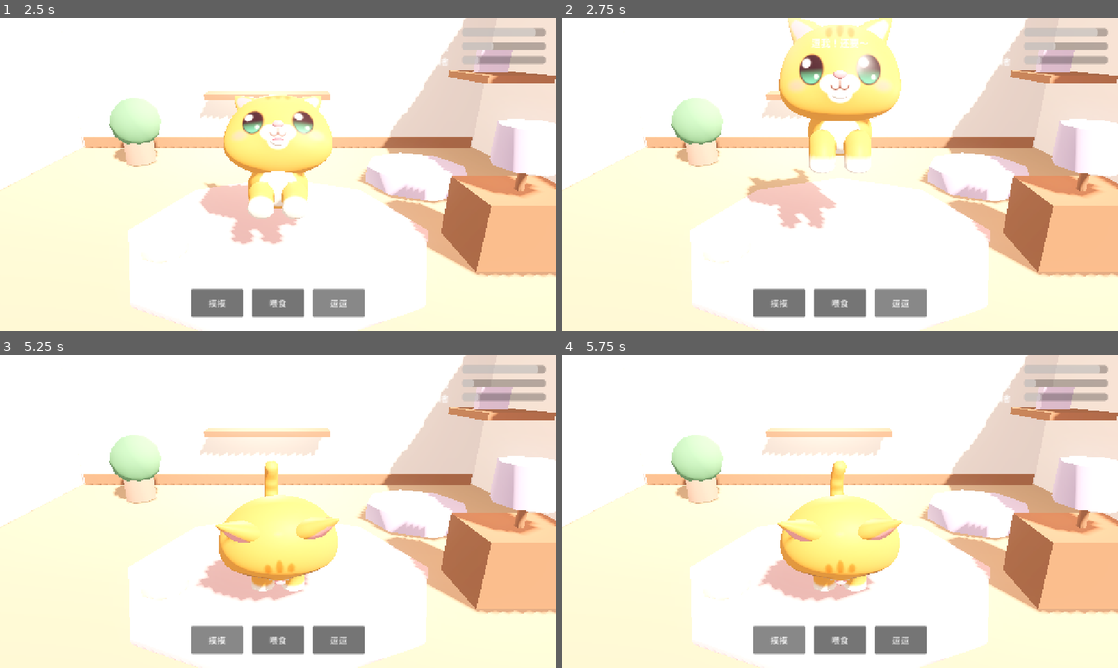
Above: before the commit, frames 1-4 (two rows, left to right).
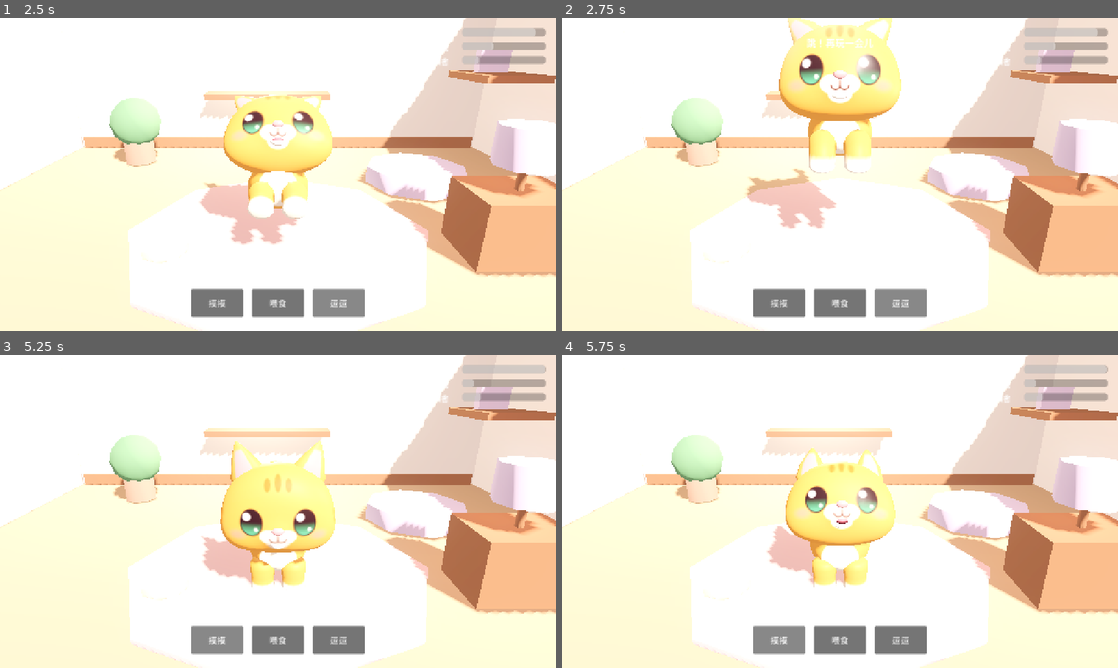
Above: after the commit, the same moments.

Repository: SkberLee/cute-cat-pet
Game: Godot game, scene res://scenes/main.tscn
Same seed, same stepped clock (60 frames per second), same inputs: the game is played once before the commit and once after it.
Inputs:
- Up to frame 1 (2.5 s): click "摸摸" at 0.5 s; click "喂食" at 1.25 s; click "逗逗" at 2 s
- Up to frame 2 (2.75 s): no input
- Up to frame 3 (5.25 s): click "摸摸" at 2.75 s; click "喂食" at 3.5 s; click "逗逗" at 4.25 s; click "摸摸" at 5 s
- Up to frame 4 (5.75 s): no input

Frame 1 is identical in both runs. In frame 2, 0.2% of the frame differs, in the area x 44-56%, y 6-10%; in frame 3, 7.2%; in frame 4, 7.3%, in the area x 35-98%, y 3-79%.

Commit message:
feat(feel): sweeter Chinese lines, soft SFX, snappier cooldown
Randomize pet/feed/play feedback pools, fade-in say, soft WAV chimes,
and expose can_interact / interaction signals. Keep sit/call/eat/jump
mapping; update smoke for varied copy.

Diff:
--- a/scripts/cat_controller.gd
+++ b/scripts/cat_controller.gd
@@ -1,5 +1,8 @@
 # scripts/cat_controller.gd
 extends Node3D
+
+signal interaction_started(action: String)
+signal interaction_ready
 
 @onready var stats: PetStats = %PetStats
 @onready var body: Node3D = %CatBody
@@ -11,11 +14,42 @@
 const CLIP_FEED := "eat"
 const CLIP_PLAY := "jump"
 
+const LINES_PET := [
+	"呼噜～再摸摸",
+	"嗯…好舒服呀",
+	"贴贴～喜欢你",
+	"轻轻的…再来一下",
+]
+const LINES_FEED := [
+	"喵，好吃！",
+	"嚼嚼～谢谢你",
+	"饱饱的，幸福",
+	"今天也好好吃饭啦",
+]
+const LINES_PLAY := [
+	"逗我！还要～",
+	"跳！再玩一会儿",
+	"呜哇，好开心",
+	"陪我玩嘛～",
+]
+const LINES_BUSY := [
+	"等一下下…",
+	"喵？稍等我",
+	"呼…缓一缓",
+]
+
 var anim: AnimationPlayer
 var _cooldown := 0.0
 var _idle_clip := CLIP_IDLE
+var _rng := RandomNumberGenerator.new()
+var _sfx_pet: AudioStream
+var _sfx_feed: AudioStream
+var _sfx_play: AudioStream
+var _player: AudioStreamPlayer
 
 func _ready() -> void:
+	_rng.randomize()
+	_setup_audio()
 	anim = _resolve_anim_player()
 	if anim:
 		_ensure_idle_loops()
@@ -29,37 +63,81 @@
 		_play_idle()
 	else:
 		push_warning("CatController: no AnimationPlayer found on cat model")
+	_say("来摸摸我吧～", false)
 
 func _process(delta: float) -> void:
+	var was_busy := _cooldown > 0.0
 	if _cooldown > 0.0:
 		_cooldown -= delta
+		if was_busy and _cooldown <= 0.0:
+			_cooldown = 0.0
+			interaction_ready.emit()
 	if stats:
 		stats.tick(delta)
 
+func can_interact() -> bool:
+	return _cooldown <= 0.0
+
 func do_pet() -> void:
-	if _cooldown > 0.0:
+	if not _begin("pet"):
 		return
 	stats.pet()
 	_play_oneshot(CLIP_PET)
-	_say("呼噜～再摸摸")
+	_say(_pick(LINES_PET))
+	_play_sfx(_sfx_pet)
 
 func do_feed() -> void:
-	if _cooldown > 0.0:
+	if not _begin("feed"):
 		return
 	stats.feed()
 	_play_oneshot(CLIP_FEED)
-	_say("喵，好吃！")
+	_say(_pick(LINES_FEED))
+	_play_sfx(_sfx_feed)
 
 func do_play() -> void:
-	if _cooldown > 0.0:
+	if not _begin("play"):
 		return
 	stats.play()
 	_play_oneshot(CLIP_PLAY)
-	_say("逗我！还要～")
+	_say(_pick(LINES_PLAY))
+	_play_sfx(_sfx_play)
 
-func _say(t: String) -> void:
-	if feedback_label:
-		feedback_label.text = t
+func _begin(action: String) -> bool:
+	if _cooldown > 0.0:
+		_say(_pick(LINES_BUSY), true)
+		return false
+	interaction_started.emit(action)
+	return true
+
+func _pick(lines: Array) -> String:
+	return lines[_rng.randi_range(0, lines.size() - 1)]
+
+func _say(t: String, soft: bool = true) -> void:
+	if feedback_label == null:
+		return
+	feedback_label.text = t
+	if not soft:
+		feedback_label.modulate.a = 1.0
+		return
+	feedback_label.modulate.a = 0.0
+	var tw := create_tween()
+	tw.tween_property(feedback_label, "modulate:a", 1.0, 0.18)
+
+func _setup_audio() -> void:
+	_player = AudioStreamPlayer.new()
+	_player.name = "SoftSfx"
+	_player.volume_db = -6.0
+	add_child(_player)
+	_sfx_pet = load("res://assets/sfx/pet.wav")
+	_sfx_feed = load("res://assets/sfx/feed.wav")
+	_sfx_play = load("res://assets/sfx/play.wav")
+
+func _play_sfx(stream: AudioStream) -> void:
+	if _player == null or stream == null:
+		return
+	_player.stream = stream
+	_player.pitch_scale = _rng.randf_range(0.96, 1.05)
+	_player.play()
 
 func _resolve_anim_player() -> AnimationPlayer:
 	if body:
@@ -90,11 +168,12 @@
 func _play_oneshot(clip: String) -> void:
 	if anim == null or not anim.has_animation(clip):
 		_soft_tween_fallback(clip)
-		_cooldown = 0.9
+		_cooldown = 0.85
 		return
 	anim.play(clip)
 	var length := anim.current_animation_length
-	_cooldown = maxf(0.9, length * 0.85)
+	# Slightly snappier than full clip length so buttons feel responsive.
+	_cooldown = clampf(length * 0.75, 0.7, 1.35)
 
 func _soft_tween_fallback(kind: String) -> void:
 	if body == null:
@@ -112,5 +191,5 @@
 			tw.tween_property(body, "rotation_degrees:z", 6.0, 0.12)
 			tw.tween_property(body, "rotation_degrees:z", 0.0, 0.12)
 
-func _on_anim_finished(anim_name: StringName) -> void:
+func _on_anim_finished(_anim_name: StringName) -> void:
 	_play_idle()
--- a/scripts/smoke_main.gd
+++ b/scripts/smoke_main.gd
@@ -2,6 +2,12 @@
 
 func _init() -> void:
 	call_deferred("_run")
+
+func _contains_any(text: String, keys: Array) -> bool:
+	for k in keys:
+		if text.find(str(k)) >= 0:
+			return true
+	return false
 
 func _run() -> void:
 	var packed: PackedScene = load("res://scenes/main.tscn")
@@ -23,19 +29,21 @@
 	assert(anim.has_animation("call") or anim.has_animation("idle_alt"))
 	assert(anim.has_animation("eat"))
 	assert(anim.has_animation("jump") or anim.has_animation("attack"))
+	assert(cat.has_method("can_interact"))
 
 	var mood0: float = stats.mood
 	cat.do_pet()
 	assert(stats.mood > mood0)
-	assert(label.text.find("呼噜") >= 0)
+	assert(_contains_any(label.text, ["呼噜", "舒服", "贴贴", "轻轻"]))
 	assert(String(anim.current_animation) in ["call", "sit", "idle", "idle_alt"])
+	assert(not cat.can_interact())
 
 	await process_frame
 	cat._cooldown = 0.0
 	var hunger0: float = stats.hunger
 	cat.do_feed()
 	assert(stats.hunger < hunger0)
-	assert(label.text.find("好吃") >= 0)
+	assert(_contains_any(label.text, ["好吃", "嚼嚼", "饱饱", "吃饭"]))
 	assert(String(anim.current_animation) in ["eat", "sit", "idle"])
 
 	await process_frame
@@ -43,7 +51,7 @@
 	var bond0: float = stats.bond
 	cat.do_play()
 	assert(stats.bond > bond0)
-	assert(label.text.find("逗") >= 0)
+	assert(_contains_any(label.text, ["逗", "跳", "开心", "玩"]))
 	assert(String(anim.current_animation) in ["jump", "attack", "sit", "idle"])
 
 	print("smoke_main ok feedback=", label.text, " mood=", stats.mood, " hunger=", stats.hunger, " bond=", stats.bond, " anim=", anim.current_animation, " idle=", cat._idle_clip)
Not shown, added: assets/sfx/feed.wav.import
Not shown, added: assets/sfx/pet.wav.import
Not shown, added: assets/sfx/play.wav.import
Not shown, added: assets/sfx/feed.wav
Not shown, added: assets/sfx/pet.wav
Not shown, added: assets/sfx/play.wav
